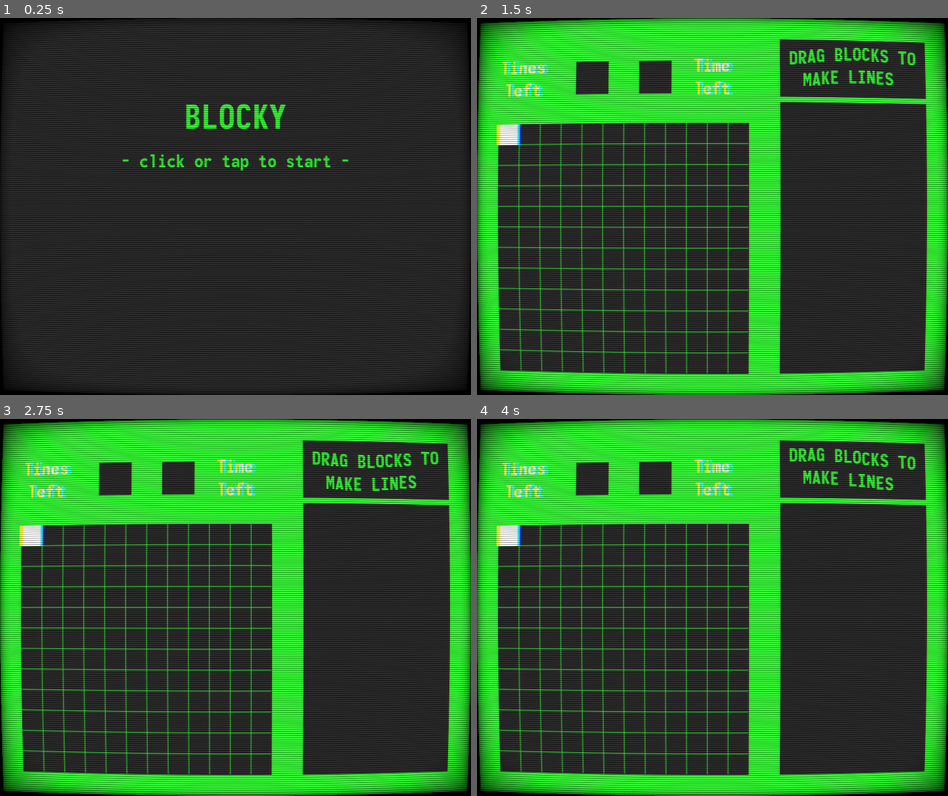
Above: before the commit, frames 1-4 (two rows, left to right).
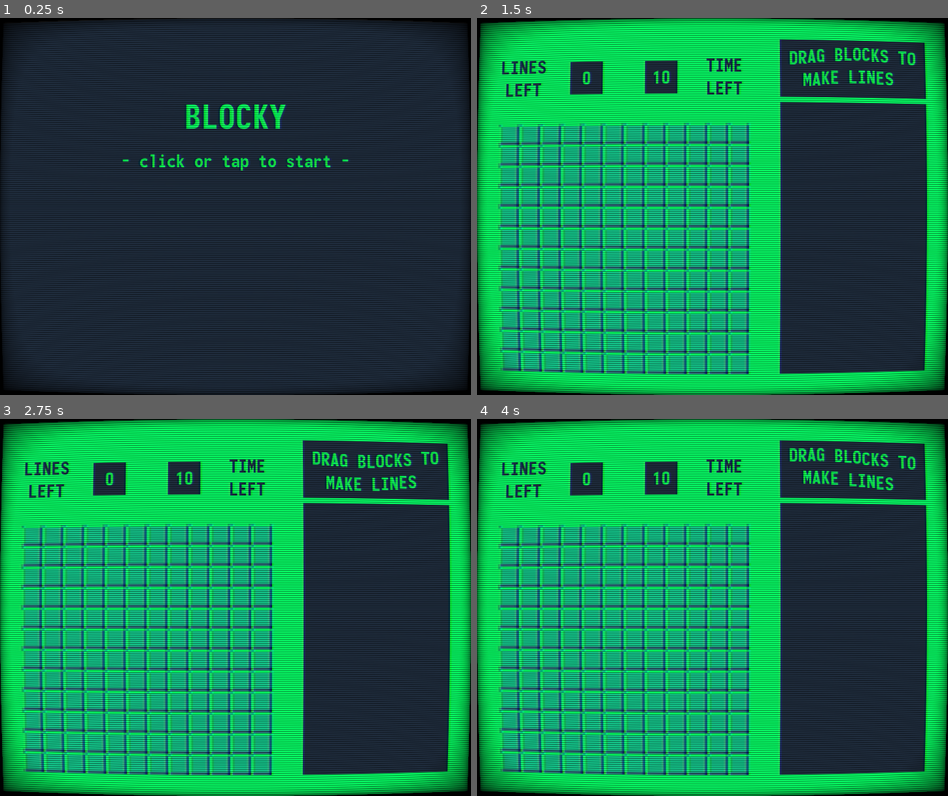
Above: after the commit, the same moments.

Repository: codemonsters/re-play
Game: Godot game, scene res://minigames/blocky/blocky.tscn
Two runs of this game, one before a commit and one after it. Both use one fixed random seed, a clock stepped at 60 frames per second and the inputs below.
Inputs (mouse positions are in pixels of both pictures, inside the frame that each line leads up to):
- Up to frame 1 (0.25 s): no input
- Up to frame 2 (1.5 s): move the mouse to (816, 187) at 0.52 s; click (816, 187) at 0.67 s; drag from (618, 225) to (688, 281) at 1.27 s
- Up to frame 3 (2.75 s): move the mouse to (282, 524) at 2.02 s; click (282, 524) at 2.17 s
- Up to frame 4 (4 s): drag from (688, 682) to (571, 550) at 2.77 s; move the mouse to (853, 664) at 3.52 s; click (853, 664) at 3.67 s

The runs differ from the first frame. In frame 1, 1.6% of the frame differs, in the area x 25-75%, y 22-41%; in frame 2, 69%; in frame 3, 69%; in frame 4, 69%, in the area x 0-100%, y 0-100%.

Commit message:
Añadidos bloques a Blocky! (Valga la redundancia...)

Diff:
--- a/src/minigames/blocky/StageRect.gd
+++ b/src/minigames/blocky/StageRect.gd
@@ -1,21 +1,37 @@
 extends ColorRect
+
+const ROWS = 12
+const COLS = 12
 
 var matrix = []
 var line_color = Color(51.0 / 255.0, 255.0 / 255.0, 51.0 / 255.0)
 
 func _ready():
 	# initialize stage matrix
-	for x in range(12):
+	for x in range(ROWS):
 		matrix.append([])
-		for y in range(12):
+		for y in range(COLS):
 			matrix[x].append(false)
 	for x in range(5):
 		matrix[0][x] = true
 
-	matrix[10][10] = true
-	matrix[10][11] = true
-	matrix[11][10] = true
-	matrix[11][11] = true
+	#matrix[10][10] = true
+	#matrix[10][11] = true
+	#matrix[11][10] = true
+	#matrix[11][11] = true
+	var blockContainer = preload("res://minigames/blocky/block_container.tscn")
+
+	var width = get_size().x
+	var height = get_size().y
+
+	for row in range(ROWS):
+		for col in range(COLS):
+			var x = col * width / COLS + width / (2 * COLS)
+			var y = row * height / ROWS + height / (2 * ROWS)
+			var bC = blockContainer.instance()
+			bC.set_position(Vector2(x, y))
+			add_child(bC)
+
 
 func _draw():
 	# draw horizontal matrix lines
@@ -23,12 +39,12 @@
 	var height = self.get_size().y
 
 	for y in range(11):
-		draw_line(Vector2(0, (y + 1) * height / 12),
-			Vector2(width - 1, (y + 1) * height / 12),
+		draw_line(Vector2(0, (y + 1) * height / ROWS),
+			Vector2(width - 1, (y + 1) * height / ROWS),
 			line_color, 1, true)
 
 	# draw horizontal matrix lines
 	for x in range(11):
-		draw_line(Vector2((x + 1) * width / 12, 0),
-			Vector2((x + 1) * width / 12, height - 1),
+		draw_line(Vector2((x + 1) * width / COLS, 0),
+			Vector2((x + 1) * width / COLS, height - 1),
 			line_color, 1, true)
--- /dev/null
+++ b/src/minigames/blocky/block_container.tscn
@@ -0,0 +1,26 @@
+[gd_scene load_steps=3 format=2]
+
+[ext_resource path="res://minigames/blocky/assets/block.png" type="Texture" id=1]
+
+[sub_resource type="RectangleShape2D" id=1]
+extents = Vector2( 16, 16 )
+
+[node name="Area2D" type="Area2D"]
+
+[node name="CollisionShape2D" type="CollisionShape2D" parent="."]
+shape = SubResource( 1 )
+
+[node name="TextureRect" type="TextureRect" parent="CollisionShape2D"]
+anchor_left = 0.5
+anchor_top = 0.5
+anchor_right = 0.5
+anchor_bottom = 0.5
+margin_left = -16.0
+margin_top = -16.0
+margin_right = 16.0
+margin_bottom = 16.0
+texture = ExtResource( 1 )
+expand = true
+__meta__ = {
+"_edit_use_anchors_": false
+}
--- a/src/minigames/blocky/game.tscn
+++ b/src/minigames/blocky/game.tscn
@@ -15,7 +15,7 @@
 [node name="Background" type="ColorRect" parent="."]
 margin_right = 720.0
 margin_bottom = 576.0
-color = Color( 0.2, 1, 0.2, 1 )
+color = Color( 0.027451, 0.937255, 0.360784, 1 )
 __meta__ = {
 "_edit_use_anchors_": false
 }
@@ -25,7 +25,7 @@
 margin_top = 128.0
 margin_right = 688.0
 margin_bottom = 544.0
-color = Color( 0.156863, 0.156863, 0.156863, 1 )
+color = Color( 0.113725, 0.160784, 0.219608, 1 )
 __meta__ = {
 "_edit_use_anchors_": false
 }
@@ -35,8 +35,144 @@
 margin_top = 160.0
 margin_right = 416.0
 margin_bottom = 544.0
-color = Color( 0.156863, 0.156863, 0.156863, 1 )
+color = Color( 0.113725, 0.160784, 0.219608, 1 )
 script = ExtResource( 3 )
+__meta__ = {
+"_edit_use_anchors_": false
+}
+
+[node name="HBoxContainer" type="HBoxContainer" parent="Background"]
+margin_left = 32.0
+margin_top = 32.0
+margin_right = 416.0
+margin_bottom = 148.0
+__meta__ = {
+"_edit_use_anchors_": false
+}
+
+[node name="LinesLeftText" type="RichTextLabel" parent="Background/HBoxContainer"]
+margin_top = 23.0
+margin_right = 74.0
+margin_bottom = 93.0
+size_flags_horizontal = 3
+size_flags_vertical = 4
+custom_fonts/normal_font = ExtResource( 1 )
+custom_colors/default_color = Color( 0.113725, 0.160784, 0.219608, 1 )
+bbcode_enabled = true
+bbcode_text = "[center]LINES
+LEFT[/center]"
+text = "LINES
+LEFT"
+fit_content_height = true
+__meta__ = {
+"_edit_use_anchors_": false
+}
+
+[node name="CenterContainer" type="CenterContainer" parent="Background/HBoxContainer"]
+margin_left = 78.0
+margin_right = 190.0
+margin_bottom = 116.0
+size_flags_horizontal = 3
+size_flags_stretch_ratio = 1.5
+__meta__ = {
+"_edit_use_anchors_": false
+}
+
+[node name="Box" type="ColorRect" parent="Background/HBoxContainer/CenterContainer"]
+margin_left = 31.0
+margin_top = 33.0
+margin_right = 81.0
+margin_bottom = 83.0
+rect_min_size = Vector2( 50, 50 )
+size_flags_horizontal = 0
+size_flags_vertical = 0
+size_flags_stretch_ratio = 0.0
+color = Color( 0.113725, 0.160784, 0.219608, 1 )
+__meta__ = {
+"_edit_use_anchors_": false
+}
+
+[node name="LinesLeft" type="RichTextLabel" parent="Background/HBoxContainer/CenterContainer/Box"]
+anchor_left = 0.51
+anchor_top = 0.51
+anchor_right = 0.51
+anchor_bottom = 0.51
+margin_left = -12.5
+margin_top = -17.5
+margin_right = 12.5
+margin_bottom = 17.5
+size_flags_horizontal = 4
+size_flags_vertical = 4
+custom_fonts/normal_font = ExtResource( 1 )
+custom_colors/default_color = Color( 0.027451, 0.937255, 0.360784, 1 )
+bbcode_enabled = true
+bbcode_text = "[center]0[/center]"
+text = "0"
+fit_content_height = true
+__meta__ = {
+"_edit_use_anchors_": true
+}
+
+[node name="CenterContainer2" type="CenterContainer" parent="Background/HBoxContainer"]
+margin_left = 194.0
+margin_right = 305.0
+margin_bottom = 116.0
+size_flags_horizontal = 3
+size_flags_stretch_ratio = 1.5
+__meta__ = {
+"_edit_use_anchors_": false
+}
+
+[node name="Box" type="ColorRect" parent="Background/HBoxContainer/CenterContainer2"]
+margin_left = 30.0
+margin_top = 33.0
+margin_right = 80.0
+margin_bottom = 83.0
+rect_min_size = Vector2( 50, 50 )
+rect_pivot_offset = Vector2( 49, 64 )
+size_flags_horizontal = 0
+size_flags_vertical = 0
+color = Color( 0.113725, 0.160784, 0.219608, 1 )
+__meta__ = {
+"_edit_use_anchors_": false
+}
+
+[node name="LinesLeft2" type="RichTextLabel" parent="Background/HBoxContainer/CenterContainer2/Box"]
+anchor_left = 0.5
+anchor_top = 0.5
+anchor_right = 0.5
+anchor_bottom = 0.5
+margin_left = -25.0
+margin_top = -17.0
+margin_right = 26.0
+margin_bottom = 18.0
+size_flags_horizontal = 4
+size_flags_vertical = 4
+custom_fonts/normal_font = ExtResource( 1 )
+custom_colors/default_color = Color( 0.027451, 0.937255, 0.360784, 1 )
+bbcode_enabled = true
+bbcode_text = "[center]10[/center]"
+text = "10"
+fit_content_height = true
+__meta__ = {
+"_edit_use_anchors_": false
+}
+
+[node name="TimeLeftText" type="RichTextLabel" parent="Background/HBoxContainer"]
+margin_left = 309.0
+margin_top = 23.0
+margin_right = 384.0
+margin_bottom = 93.0
+size_flags_horizontal = 3
+size_flags_vertical = 4
+custom_fonts/normal_font = ExtResource( 1 )
+custom_colors/default_color = Color( 0.113725, 0.160784, 0.219608, 1 )
+bbcode_enabled = true
+bbcode_text = "[center]TIME
+LEFT[/center]"
+text = "TIME
+LEFT"
+fit_content_height = true
 __meta__ = {
 "_edit_use_anchors_": false
 }
@@ -46,7 +182,7 @@
 margin_top = 32.0
 margin_right = 688.0
 margin_bottom = 120.0
-color = Color( 0.156863, 0.156863, 0.156863, 1 )
+color = Color( 0.113725, 0.160784, 0.219608, 1 )
 __meta__ = {
 "_edit_use_anchors_": false
 }
@@ -63,7 +199,7 @@
 size_flags_horizontal = 0
 custom_fonts/bold_font = ExtResource( 1 )
 custom_fonts/normal_font = ExtResource( 1 )
-custom_colors/default_color = Color( 0.2, 1, 0.2, 1 )
+custom_colors/default_color = Color( 0.027451, 0.937255, 0.360784, 1 )
 bbcode_enabled = true
 bbcode_text = "[center][wave amp=50 freq=3] DRAG BLOCKS TO MAKE LINES [/wave][/center]"
 text = " DRAG BLOCKS TO MAKE LINES "
@@ -71,91 +207,8 @@
 "_edit_use_anchors_": false
 }
 
-[node name="HBoxContainer" type="HBoxContainer" parent="Background"]
-margin_left = 32.0
-margin_top = 32.0
-margin_right = 416.0
-margin_bottom = 148.0
-__meta__ = {
-"_edit_use_anchors_": false
-}
-
-[node name="LinesLeftText" type="RichTextLabel" parent="Background/HBoxContainer"]
-margin_top = 23.0
-margin_right = 93.0
-margin_bottom = 93.0
-size_flags_horizontal = 3
-size_flags_vertical = 4
-custom_fonts/normal_font = ExtResource( 1 )
-bbcode_enabled = true
-bbcode_text = "[center]lines left [/center]"
-text = "lines left "
-fit_content_height = true
-__meta__ = {
-"_edit_use_anchors_": false
-}
-
-[node name="CenterContainer" type="CenterContainer" parent="Background/HBoxContainer"]
-margin_left = 97.0
-margin_right = 190.0
-margin_bottom = 116.0
-size_flags_horizontal = 3
-__meta__ = {
-"_edit_use_anchors_": false
-}
-
-[node name="LinesLeft" type="ColorRect" parent="Background/HBoxContainer/CenterContainer"]
-margin_left = 21.0
-margin_top = 33.0
-margin_right = 71.0
-margin_bottom = 83.0
-rect_min_size = Vector2( 50, 50 )
-size_flags_horizontal = 0
-size_flags_vertical = 0
-color = Color( 0.156863, 0.156863, 0.156863, 1 )
-__meta__ = {
-"_edit_use_anchors_": false
-}
-
-[node name="CenterContainer2" type="CenterContainer" parent="Background/HBoxContainer"]
-margin_left = 194.0
-margin_right = 287.0
-margin_bottom = 116.0
-size_flags_horizontal = 3
-__meta__ = {
-"_edit_use_anchors_": false
-}
-
-[node name="TimeLeft" type="ColorRect" parent="Background/HBoxContainer/CenterContainer2"]
-margin_left = 21.0
-margin_top = 33.0
-margin_right = 71.0
-margin_bottom = 83.0
-rect_min_size = Vector2( 50, 50 )
-size_flags_horizontal = 0
-size_flags_vertical = 0
-color = Color( 0.156863, 0.156863, 0.156863, 1 )
-__meta__ = {
-"_edit_use_anchors_": false
-}
-
-[node name="TimeLeftText" type="RichTextLabel" parent="Background/HBoxContainer"]
-margin_left = 291.0
-margin_top = 23.0
-margin_right = 384.0
-margin_bottom = 93.0
-size_flags_horizontal = 3
-size_flags_vertical = 4
-custom_fonts/normal_font = ExtResource( 1 )
-bbcode_enabled = true
-bbcode_text = "[center]Time left[/center] "
-text = "Time left "
-fit_content_height = true
-__meta__ = {
-"_edit_use_anchors_": false
-}
-
 [node name="BlockExample" type="ColorRect" parent="Background"]
+visible = false
 margin_left = 32.0
 margin_top = 160.0
 margin_right = 64.0
--- a/src/minigames/blocky/menu.tscn
+++ b/src/minigames/blocky/menu.tscn
@@ -10,7 +10,7 @@
 [node name="ColorRect" type="ColorRect" parent="."]
 margin_right = 720.0
 margin_bottom = 576.0
-color = Color( 0.156863, 0.156863, 0.156863, 1 )
+color = Color( 0.113725, 0.160784, 0.219608, 1 )
 __meta__ = {
 "_edit_use_anchors_": false
 }
@@ -20,7 +20,7 @@
 margin_right = 720.0
 margin_bottom = 200.0
 custom_fonts/font = ExtResource( 1 )
-custom_colors/font_color = Color( 0.2, 1, 0.2, 1 )
+custom_colors/font_color = Color( 0.027451, 0.937255, 0.360784, 1 )
 text = "BLOCKY"
 align = 1
 valign = 1
@@ -33,7 +33,7 @@
 margin_right = 720.0
 margin_bottom = 234.217
 custom_fonts/font = ExtResource( 2 )
-custom_colors/font_color = Color( 0.2, 1, 0.2, 1 )
+custom_colors/font_color = Color( 0.027451, 0.937255, 0.360784, 1 )
 text = "- click or tap to start -"
 align = 1
 __meta__ = {
Binary file added: src/minigames/blocky/assets/block.png
Not shown, added: src/minigames/blocky/assets/block.png.import
